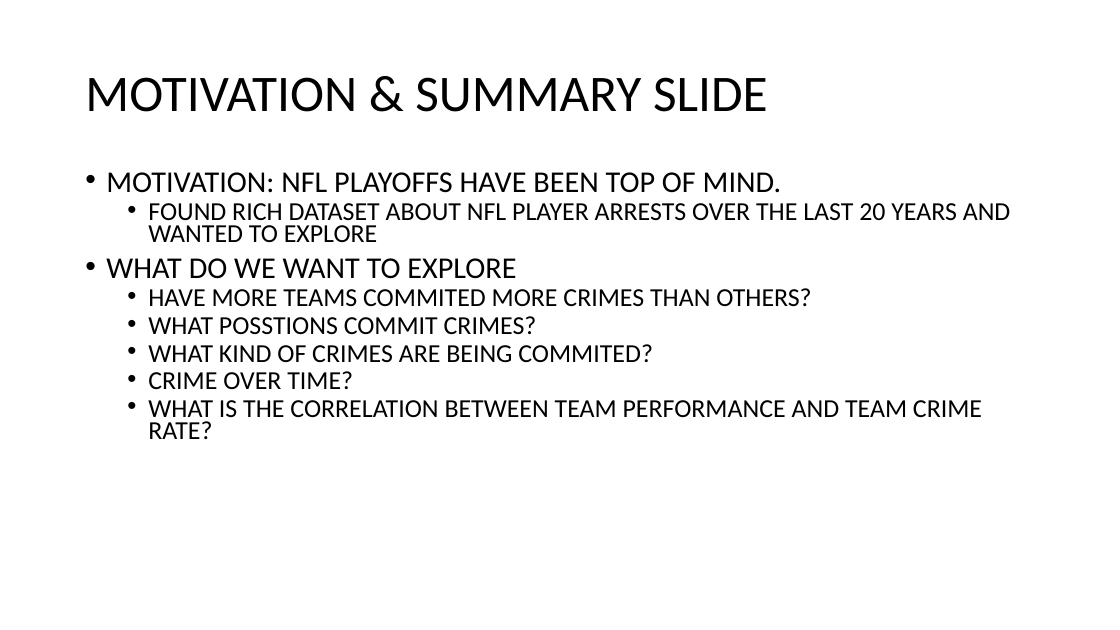
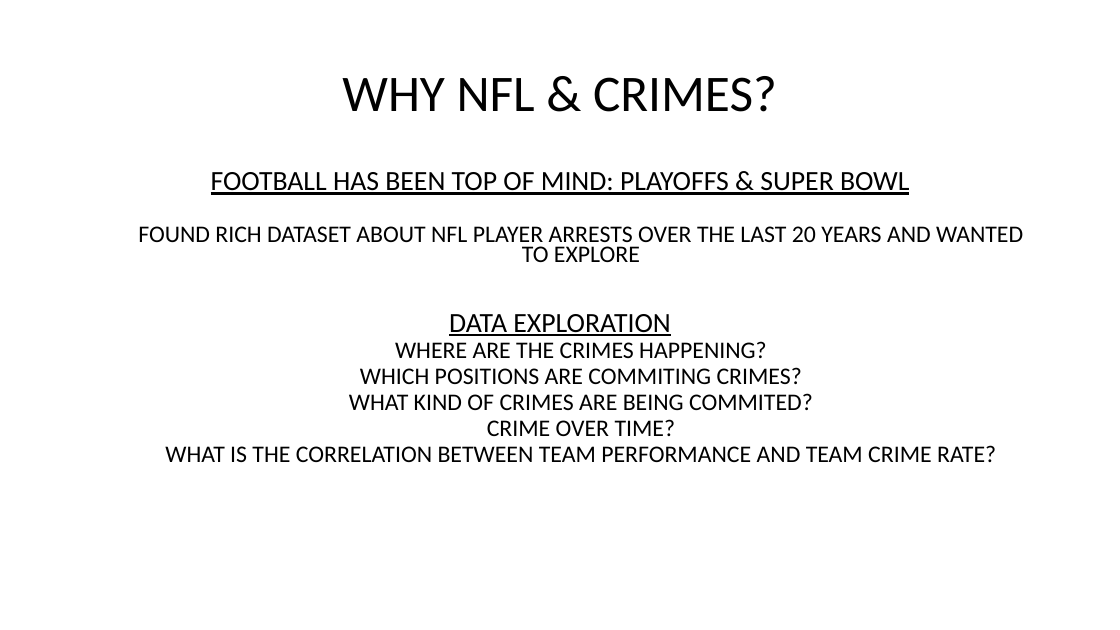
Before and after one commit to alecslaney/project2, a slide deck: slide 2 of CHADS_CODING/CRIME + NFL.pptx. Drawn at 1120x630 pixels with LibreOffice and Linux fonts; fonts in the diff are those of the drawing. Boxes give left, top, right and bottom in pixels: in the first picture for what was removed or moved away, otherwise in the second. Text is boxed around its words. In the diff, an @@ line names an element or a change of style, - is before the commit and + after.

```diff
--- a/CHADS_CODING/CRIME + NFL.pptx
+++ b/CHADS_CODING/CRIME + NFL.pptx
@@ title at bbox=[342, 76, 777, 112]: text changed @@
-MOTIVATION & SUMMARY SLIDE
+WHY NFL & CRIMES?
@@ text at bbox=[211, 172, 909, 195]: text changed; size 25.9 to 23.8 pt @@
-• MOTIVATION: NFL PLAYOFFS HAVE BEEN TOP OF MIND.
+FOOTBALL HAS BEEN TOP OF MIND: PLAYOFFS & SUPER BOWL
@@ text at bbox=[138, 226, 1023, 462]: size 22.2 to 20.4 pt in "FOUND RICH DATASET ABOUT NFL PLAYER ARRESTS ...", "WHAT KIND OF CRIMES ARE BEING COMMITED?", "CRIME OVER TIME?", "WHAT IS THE CORRELATION BETWEEN TEAM PERFORMANCE ..."; alignment left to centre; bullet • to none @@
@@ text at bbox=[360, 314, 802, 384]: text changed; size 22.2 to 20.4 pt @@
-• WHAT DO WE WANT TO EXPLORE
-  • HAVE MORE TEAMS COMMITED MORE CRIMES THAN OTHERS?
-  • WHAT POSSTIONS COMMIT CRIMES?
+DATA EXPLORATION
+  WHERE ARE THE CRIMES HAPPENING?
+  WHICH POSITIONS ARE COMMITING CRIMES?
```
Also in this commit, not shown: 1 other slide changed, 9 slides added, 5 slides removed.
